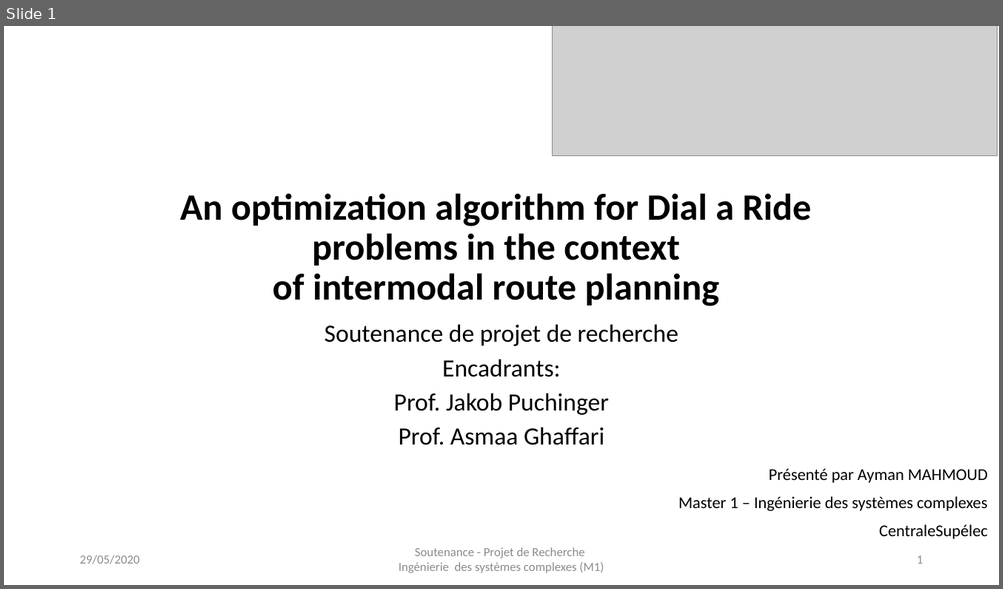
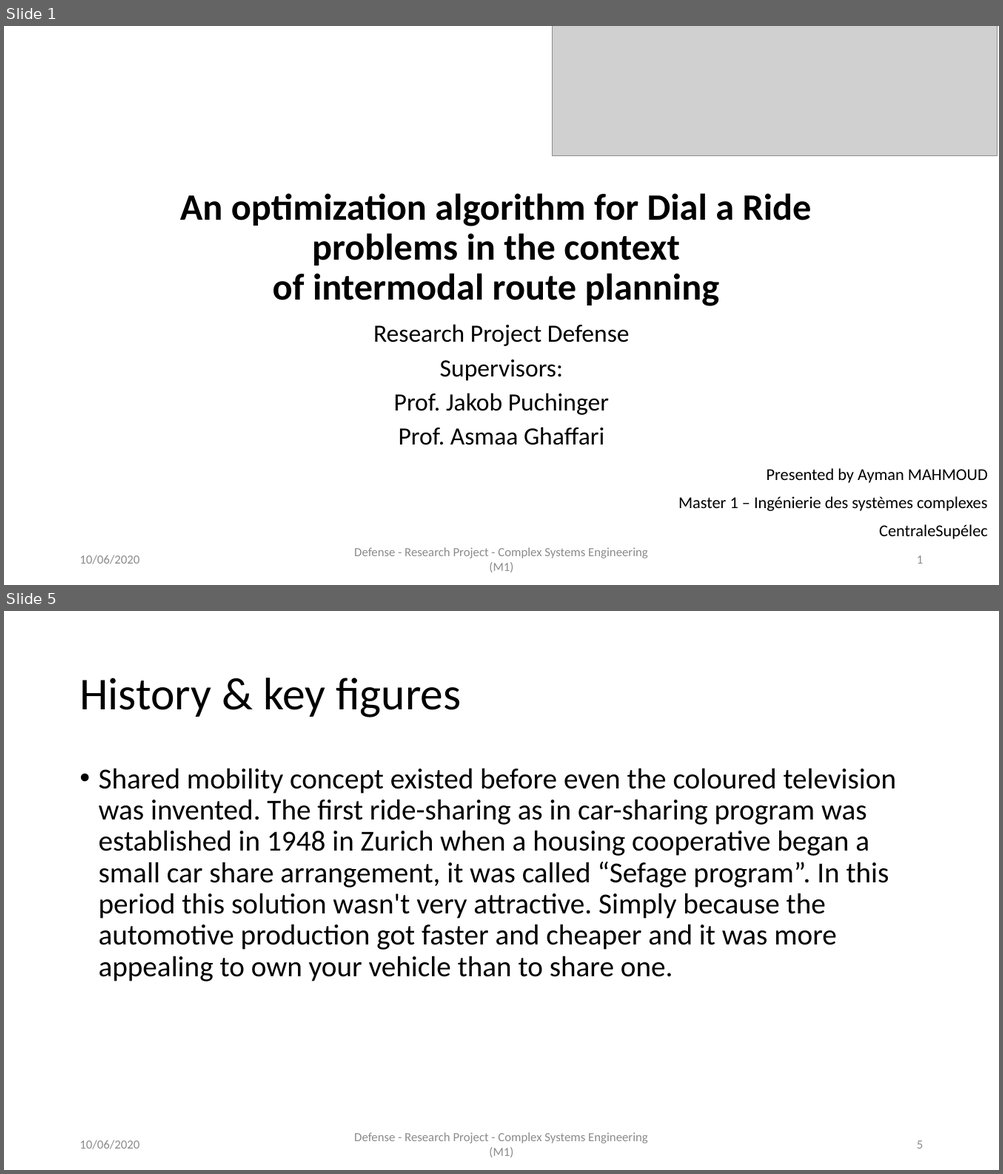
Before and after one commit to AymanABDELHAMID/OD_MTO_DARP, a slide deck: Presentation/presentation_AymanMahmoud.pptx. Shown one above the other, each under a label of ours: slide 1 before the commit, slides 1 and 5 after it; the slides between them are not shown. The pictures are 1003x589 and 1003x1174 pixels, drawn with LibreOffice and Linux fonts; fonts in the diff are those of the drawing; grey boxes stand for pictures. Boxes give left, top, right and bottom in pixels: in the first picture for what was removed or moved away, otherwise in the second. Text is boxed around its words. In the diff, an @@ line names an element or a change of style, - is before the commit and + after.

```diff
--- a/Presentation/presentation_AymanMahmoud.pptx
+++ b/Presentation/presentation_AymanMahmoud.pptx
@@ slide 5 added at [4, 611, 999, 1170], background #FFFFFF @@
@@ title added at [79, 678, 461, 718], 44 pt, text #000000 @@
+History & key figures
@@ text added at [99, 768, 896, 982], 28 pt, text #000000 @@
+• Shared mobility concept existed before even the coloured television was invented. The first ride-sharing as in car-sharing program was established in 1948 in Zurich when a housing cooperative began a small car share arrangement, it was called “Sefage program”. In this period this solution wasn't very attractive. Simply because the automotive production got faster and cheaper and it was more appealing to own your vehicle than to share one.
@@ text added at [79, 1140, 139, 1150], 12 pt, text #8C8C8C @@
+10/06/2020
@@ text added at [354, 1133, 648, 1158], 12 pt, text #8C8C8C @@
+Defense - Research Project - Complex Systems Engineering (M1)
@@ page number added at [916, 1141, 922, 1149], 12 pt, text #8C8C8C @@
+5
@@ slide 1 changed as well @@
@@ subtitle at [373, 324, 629, 381]: text changed @@
-Soutenance de projet de recherche
-Encadrants:
+Research Project Defense
+Supervisors:
@@ text at [766, 469, 987, 483]: text changed @@
-Présenté par Ayman MAHMOUD
+Presented by Ayman MAHMOUD
@@ text at [79, 555, 139, 565]: text changed @@
-29/05/2020
+10/06/2020
@@ text at [354, 548, 648, 573]: text changed @@
-Soutenance - Projet de Recherche
-Ingénierie des systèmes complexes (M1)
+Defense - Research Project - Complex Systems Engineering (M1)
```
Also in this commit, not shown: 9 other slides changed, 21 other slides added, 8 slides removed, 3 other files.
